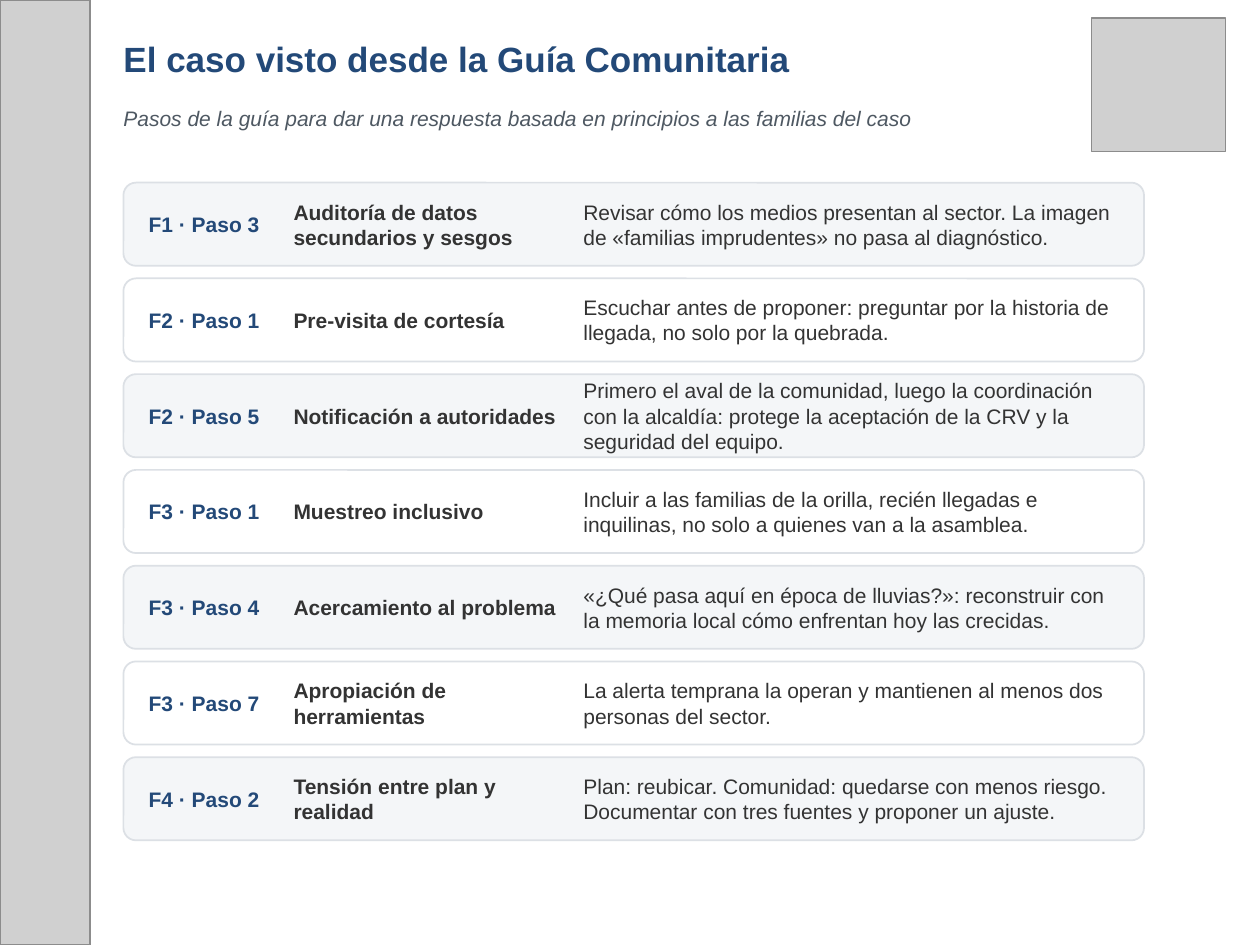
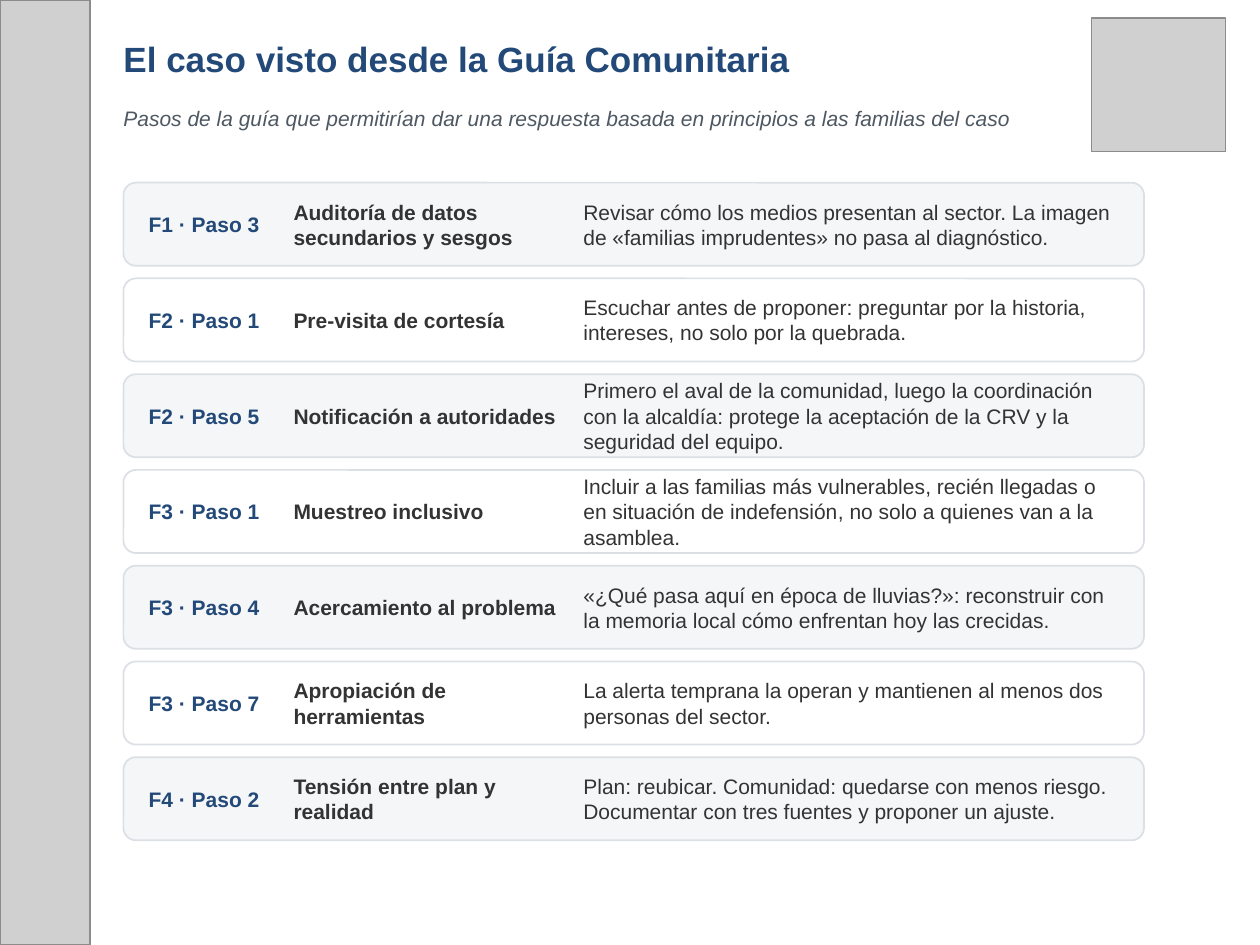
Before and after one commit to fmblancop/Hoja-de-Ruta-CRV, a slide deck: slide 6 of Hoja_de_Ruta_CRV_presentacion.pptx. Drawn at 1260x945 pixels with LibreOffice and Linux fonts; fonts in the diff are those of the drawing; grey boxes stand for pictures. Boxes give left, top, right and bottom in pixels: in the first picture for what was removed or moved away, otherwise in the second. Text is boxed around its words. In the diff, an @@ line names an element or a change of style, - is before the commit and + after.

```diff
--- a/Hoja_de_Ruta_CRV_presentacion.pptx
+++ b/Hoja_de_Ruta_CRV_presentacion.pptx
@@ text at [123,110,1009,131]: text changed @@
-Pasos de la guía para dar una respuesta basada en principios a las familias del caso
+Pasos de la guía que permitirían dar una respuesta basada en principios a las familias del caso
@@ text at [583,299,1085,345]: text changed @@
-Escuchar antes de proponer: preguntar por la historia de llegada, no solo por la quebrada.
+Escuchar antes de proponer: preguntar por la historia, intereses, no solo por la quebrada.
@@ text at [583,478,1096,545]: text changed @@
-Incluir a las familias de la orilla, recién llegadas e inquilinas, no solo a quienes van a la asamblea.
+Incluir a las familias más vulnerables, recién llegadas o en situación de indefensión, no solo a quienes van a la asamblea.
```
Also in this commit, not shown: 6 other slides changed, 1 other file.
